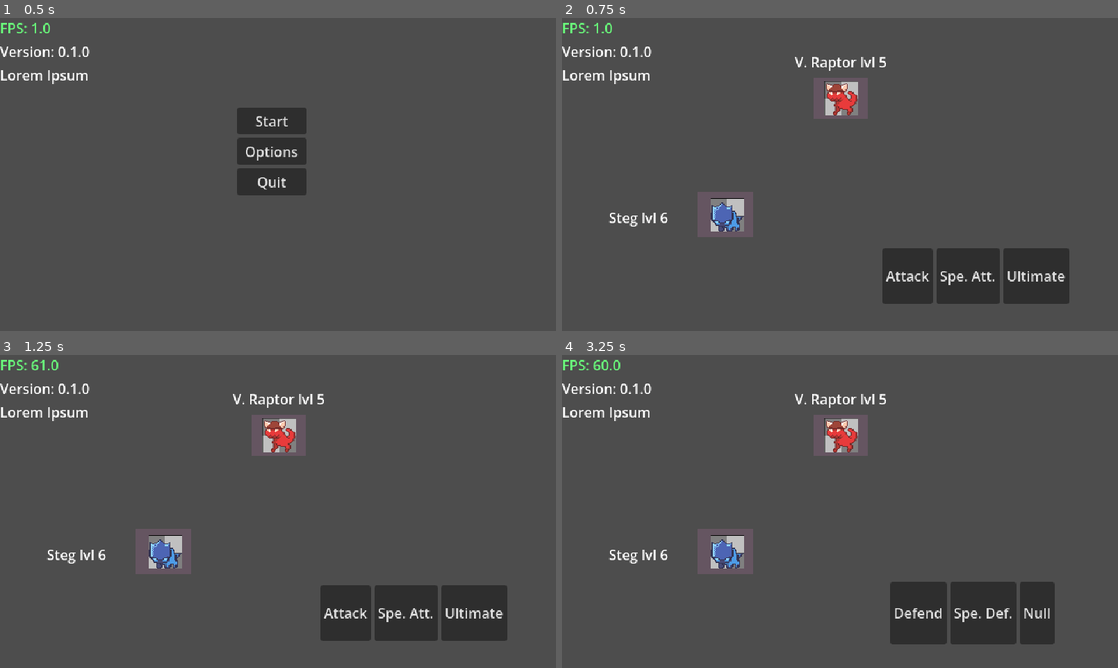
Above: before the commit, frames 1-4 (two rows, left to right).
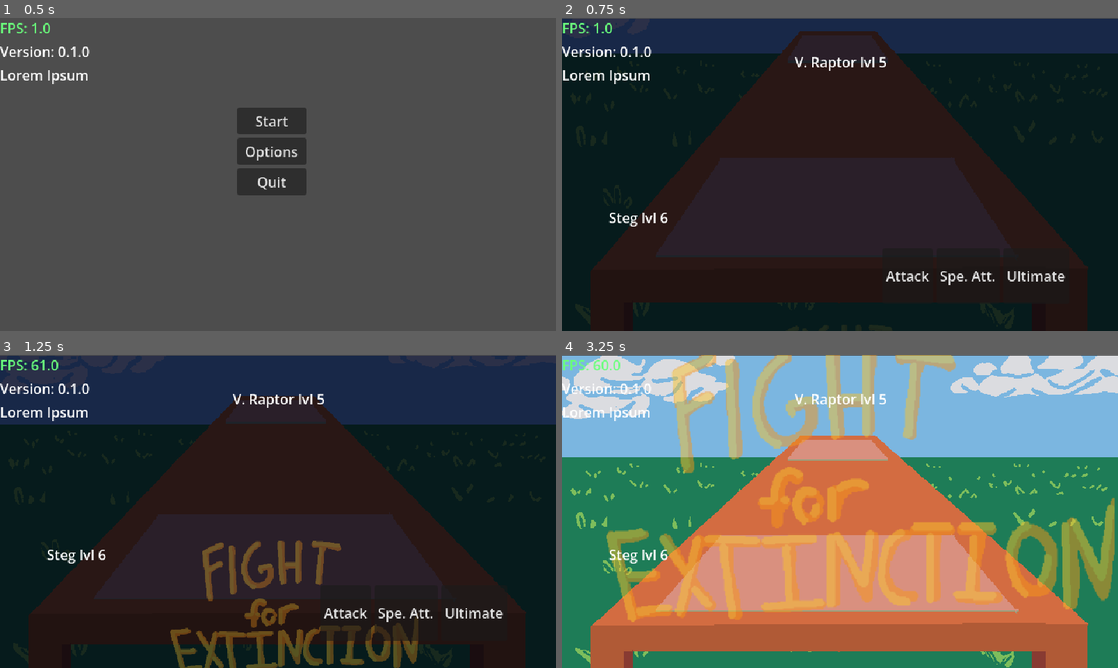
Above: after the commit, the same moments.

Repository: Tricky-Bracket-Man-Studios/DinoGame
Game: Godot game, scene res://logic/game system/dino_game.tscn
Two runs of this game, one before a commit and one after it. Both use one fixed random seed, a clock stepped at 60 frames per second and the inputs below.
Inputs (mouse positions are in pixels of both pictures, inside the frame that each line leads up to):
- Up to frame 1 (0.5 s): no input
- Up to frame 2 (0.75 s): click "Start" at 0.5 s
- Up to frame 3 (1.25 s): no input
- Up to frame 4 (3.25 s): click "Attack" at 1.25 s; click (917, 611) at 2 s, where only the run before the commit has a clickable "Defend"; click (967, 611) at 2.75 s, where only the run before the commit has a clickable "Spe. Att."

Frame 1 is identical in both runs. In frame 2, 93% of the frame differs, in the area x 0-100%, y 0-100%; in frame 3, 93%; in frame 4, 99%.

Commit message:
Added Assets
Added Assets for sprites and music, added animations to dinos.

Diff:
--- a/logic/battle system/battle_menu_level.tscn
+++ b/logic/battle system/battle_menu_level.tscn
@@ -4,15 +4,248 @@
 [ext_resource type="PackedScene" uid="uid://dqonvgfca11x4" path="res://logic/entities/dinos/dino_trex.tscn" id="2_17dch"]
 [ext_resource type="PackedScene" uid="uid://dfcgy3o7qm7nd" path="res://logic/entities/dinos/dino_trike.tscn" id="3_0lh4r"]
 [ext_resource type="PackedScene" uid="uid://cpwee6wdcq8i1" path="res://logic/entities/spawners/player_unit_spawner.tscn" id="3_lpaoy"]
+[ext_resource type="Texture2D" uid="uid://ca1oxs65pamcf" path="res://assets/sprites/dino battle bg combined.png" id="5_78xyk"]
+[ext_resource type="Texture2D" uid="uid://dueou40khnwoi" path="res://assets/sprites/dino battle bg and anim.png" id="6_4lalj"]
+[ext_resource type="AudioStream" uid="uid://wju66srqg1y8" path="res://assets/music/dino battle music.wav" id="7_4lalj"]
+
+[sub_resource type="AtlasTexture" id="AtlasTexture_0eohf"]
+atlas = ExtResource("5_78xyk")
+region = Rect2(0, 0, 650, 360)
+
+[sub_resource type="AtlasTexture" id="AtlasTexture_3ls8q"]
+atlas = ExtResource("5_78xyk")
+region = Rect2(650, 0, 650, 360)
+
+[sub_resource type="AtlasTexture" id="AtlasTexture_3gki0"]
+atlas = ExtResource("5_78xyk")
+region = Rect2(1300, 0, 650, 360)
+
+[sub_resource type="AtlasTexture" id="AtlasTexture_h3eny"]
+atlas = ExtResource("5_78xyk")
+region = Rect2(1950, 0, 650, 360)
+
+[sub_resource type="AtlasTexture" id="AtlasTexture_qm42g"]
+atlas = ExtResource("5_78xyk")
+region = Rect2(2600, 0, 650, 360)
+
+[sub_resource type="AtlasTexture" id="AtlasTexture_acupg"]
+atlas = ExtResource("5_78xyk")
+region = Rect2(0, 360, 650, 360)
+
+[sub_resource type="AtlasTexture" id="AtlasTexture_ah8k6"]
+atlas = ExtResource("5_78xyk")
+region = Rect2(650, 360, 650, 360)
+
+[sub_resource type="AtlasTexture" id="AtlasTexture_a6mqx"]
+atlas = ExtResource("5_78xyk")
+region = Rect2(1300, 360, 650, 360)
+
+[sub_resource type="SpriteFrames" id="SpriteFrames_v1ka0"]
+animations = [{
+"frames": [{
+"duration": 1.0,
+"texture": SubResource("AtlasTexture_0eohf")
+}, {
+"duration": 1.0,
+"texture": SubResource("AtlasTexture_3ls8q")
+}, {
+"duration": 1.0,
+"texture": SubResource("AtlasTexture_3gki0")
+}, {
+"duration": 1.0,
+"texture": SubResource("AtlasTexture_h3eny")
+}, {
+"duration": 1.0,
+"texture": SubResource("AtlasTexture_qm42g")
+}, {
+"duration": 1.0,
+"texture": SubResource("AtlasTexture_acupg")
+}, {
+"duration": 1.0,
+"texture": SubResource("AtlasTexture_ah8k6")
+}, {
+"duration": 1.0,
+"texture": SubResource("AtlasTexture_a6mqx")
+}],
+"loop": 0,
+"name": &"default",
+"speed": 5.0
+}]
+
+[sub_resource type="Animation" id="Animation_yf4ba"]
+length = 0.001
+tracks/0/type = "value"
+tracks/0/imported = false
+tracks/0/enabled = true
+tracks/0/path = NodePath(".:self_modulate")
+tracks/0/interp = 1
+tracks/0/loop_wrap = true
+tracks/0/keys = {
+"times": PackedFloat32Array(0),
+"transitions": PackedFloat32Array(1),
+"update": 0,
+"values": [Color(1, 1, 1, 1)]
+}
+
+[sub_resource type="Animation" id="Animation_psjun"]
+resource_name = "new_animation"
+length = 4.0
+tracks/0/type = "value"
+tracks/0/imported = false
+tracks/0/enabled = true
+tracks/0/path = NodePath(".:self_modulate")
+tracks/0/interp = 1
+tracks/0/loop_wrap = true
+tracks/0/keys = {
+"times": PackedFloat32Array(0.96666664, 3.0333333),
+"transitions": PackedFloat32Array(1, 1),
+"update": 0,
+"values": [Color(0.16699013, 0.18800247, 0.28352052, 1), Color(1, 1, 1, 1)]
+}
+
+[sub_resource type="AnimationLibrary" id="AnimationLibrary_spbyf"]
+_data = {
+&"RESET": SubResource("Animation_yf4ba"),
+&"new_animation": SubResource("Animation_psjun")
+}
+
+[sub_resource type="AtlasTexture" id="AtlasTexture_xoe3v"]
+atlas = ExtResource("6_4lalj")
+region = Rect2(4550, 1800, 650, 360)
+
+[sub_resource type="SpriteFrames" id="SpriteFrames_suk2g"]
+animations = [{
+"frames": [{
+"duration": 1.0,
+"texture": SubResource("AtlasTexture_xoe3v")
+}],
+"loop": 1,
+"name": &"intro",
+"speed": 5.0
+}]
+
+[sub_resource type="Animation" id="Animation_y2hs0"]
+length = 0.001
+tracks/0/type = "value"
+tracks/0/imported = false
+tracks/0/enabled = true
+tracks/0/path = NodePath("Background/AnimatedSprite Fight Intro:position")
+tracks/0/interp = 1
+tracks/0/loop_wrap = true
+tracks/0/keys = {
+"times": PackedFloat32Array(0),
+"transitions": PackedFloat32Array(1),
+"update": 0,
+"values": [Vector2(335, 451)]
+}
+tracks/1/type = "value"
+tracks/1/imported = false
+tracks/1/enabled = true
+tracks/1/path = NodePath("Background/AnimatedSprite Fight Intro:scale")
+tracks/1/interp = 1
+tracks/1/loop_wrap = true
+tracks/1/keys = {
+"times": PackedFloat32Array(0),
+"transitions": PackedFloat32Array(1),
+"update": 0,
+"values": [Vector2(0.39499998, 0.39499998)]
+}
+tracks/2/type = "value"
+tracks/2/imported = false
+tracks/2/enabled = true
+tracks/2/path = NodePath("Background/AnimatedSprite Fight Intro:self_modulate")
+tracks/2/interp = 1
+tracks/2/loop_wrap = true
+tracks/2/keys = {
+"times": PackedFloat32Array(0),
+"transitions": PackedFloat32Array(1),
+"update": 0,
+"values": [Color(1, 1, 1, 1)]
+}
+
+[sub_resource type="Animation" id="Animation_88vmi"]
+resource_name = "new_animation"
+length = 4.0
+tracks/0/type = "value"
+tracks/0/imported = false
+tracks/0/enabled = true
+tracks/0/path = NodePath("Background/AnimatedSprite Fight Intro:position")
+tracks/0/interp = 1
+tracks/0/loop_wrap = true
+tracks/0/keys = {
+"times": PackedFloat32Array(0, 1.0333333, 2.03, 4),
+"transitions": PackedFloat32Array(1, 1, 1, 1),
+"update": 0,
+"values": [Vector2(335, 451), Vector2(337, 190.455), Vector2(338, 141.79), Vector2(338, 96.62)]
+}
+tracks/1/type = "value"
+tracks/1/imported = false
+tracks/1/enabled = true
+tracks/1/path = NodePath("Background/AnimatedSprite Fight Intro:scale")
+tracks/1/interp = 1
+tracks/1/loop_wrap = true
+tracks/1/keys = {
+"times": PackedFloat32Array(0, 1.0333333, 2.02, 4),
+"transitions": PackedFloat32Array(1, 1, 1, 1),
+"update": 0,
+"values": [Vector2(0.39499998, 0.39499998), Vector2(0.62, 0.62), Vector2(0.985, 0.985), Vector2(1.365, 1.365)]
+}
+tracks/2/type = "value"
+tracks/2/imported = false
+tracks/2/enabled = true
+tracks/2/path = NodePath("Background/AnimatedSprite Fight Intro:self_modulate")
+tracks/2/interp = 1
+tracks/2/loop_wrap = true
+tracks/2/keys = {
+"times": PackedFloat32Array(0, 2.0333333, 3.3333333),
+"transitions": PackedFloat32Array(1, 1, 1),
+"update": 0,
+"values": [Color(1, 1, 1, 0), Color(1, 1, 1, 1), Color(1, 1, 1, 0)]
+}
+
+[sub_resource type="AnimationLibrary" id="AnimationLibrary_8p16a"]
+_data = {
+&"RESET": SubResource("Animation_y2hs0"),
+&"new_animation": SubResource("Animation_88vmi")
+}
 
 [node name="BattleMenuLevel" type="Node2D" unique_id=1992736613]
 
 [node name="Spawns" type="Node2D" parent="." unique_id=1963083878]
 
 [node name="Enemy Unit Spawner" parent="Spawns" unique_id=1994437375 instance=ExtResource("1_0lh4r")]
-position = Vector2(321, 93)
+position = Vector2(320, 93)
 unit_to_spawn = ExtResource("2_17dch")
 
 [node name="Player Unit Spawner" parent="Spawns" unique_id=828323023 instance=ExtResource("3_lpaoy")]
-position = Vector2(188, 226)
+position = Vector2(323, 245)
 unit_to_spawn = ExtResource("3_0lh4r")
+
+[node name="Background" type="Node2D" parent="." unique_id=1843832382]
+
+[node name="AnimatedSprite BG" type="AnimatedSprite2D" parent="Background" unique_id=1242768139]
+position = Vector2(322, 181)
+sprite_frames = SubResource("SpriteFrames_v1ka0")
+autoplay = "default"
+frame = 7
+frame_progress = 1.0
+
+[node name="AnimationPlayer" type="AnimationPlayer" parent="Background/AnimatedSprite BG" unique_id=728588966]
+libraries/ = SubResource("AnimationLibrary_spbyf")
+autoplay = &"new_animation"
+
+[node name="AnimatedSprite Fight Intro" type="AnimatedSprite2D" parent="Background" unique_id=1423532587]
+position = Vector2(335, 451)
+scale = Vector2(0.39499998, 0.39499998)
+sprite_frames = SubResource("SpriteFrames_suk2g")
+animation = &"intro"
+autoplay = "intro"
+
+[node name="AnimationPlayer" type="AnimationPlayer" parent="Background/AnimatedSprite Fight Intro" unique_id=2057217038]
+root_node = NodePath("../../..")
+libraries/ = SubResource("AnimationLibrary_8p16a")
+autoplay = &"new_animation"
+
+[node name="AudioStreamPlayer2D" type="AudioStreamPlayer2D" parent="Background" unique_id=1118530587]
+stream = ExtResource("7_4lalj")
+autoplay = true
--- a/logic/entities/dinos/base_dino.tscn
+++ b/logic/entities/dinos/base_dino.tscn
@@ -3,6 +3,48 @@
 [ext_resource type="PackedScene" uid="uid://baqfqynd0wchc" path="res://logic/components/health systems/health_system.tscn" id="1_d243x"]
 [ext_resource type="Script" uid="uid://d2npev1a84fn7" path="res://logic/entities/dinos/dino_logic.gd" id="1_l71d0"]
 [ext_resource type="Texture2D" uid="uid://borymykqeg4yv" path="res://assets/debug/debug_tyran.png" id="2_l71d0"]
+[ext_resource type="Texture2D" uid="uid://bjjk06hj7bclf" path="res://assets/sprites/dino jam 6 sprite sheet 3 enemies.png" id="4_4fobo"]
+
+[sub_resource type="AtlasTexture" id="AtlasTexture_iko3f"]
+atlas = ExtResource("4_4fobo")
+region = Rect2(0, 0, 42, 42)
+
+[sub_resource type="AtlasTexture" id="AtlasTexture_f0sgd"]
+atlas = ExtResource("4_4fobo")
+region = Rect2(42, 0, 42, 42)
+
+[sub_resource type="AtlasTexture" id="AtlasTexture_4ipg3"]
+atlas = ExtResource("4_4fobo")
+region = Rect2(84, 0, 42, 42)
+
+[sub_resource type="AtlasTexture" id="AtlasTexture_w62t5"]
+atlas = ExtResource("4_4fobo")
+region = Rect2(126, 0, 42, 42)
+
+[sub_resource type="SpriteFrames" id="SpriteFrames_suk2g"]
+animations = [{
+"frames": [],
+"loop": 1,
+"name": &"attack",
+"speed": 5.0
+}, {
+"frames": [{
+"duration": 1.0,
+"texture": SubResource("AtlasTexture_iko3f")
+}, {
+"duration": 1.0,
+"texture": SubResource("AtlasTexture_f0sgd")
+}, {
+"duration": 1.0,
+"texture": SubResource("AtlasTexture_4ipg3")
+}, {
+"duration": 1.0,
+"texture": SubResource("AtlasTexture_w62t5")
+}],
+"loop": 1,
+"name": &"idle",
+"speed": 5.0
+}]
 
 [node name="BaseDino" type="Node2D" unique_id=1061601758 node_paths=PackedStringArray("health_system", "sprite")]
 script = ExtResource("1_l71d0")
@@ -14,3 +56,8 @@
 [node name="Sprite2D" type="Sprite2D" parent="." unique_id=1710639524]
 scale = Vector2(0.1, 0.1)
 texture = ExtResource("2_l71d0")
+
+[node name="AnimatedSprite2D" type="AnimatedSprite2D" parent="." unique_id=1418412907]
+texture_filter = 1
+sprite_frames = SubResource("SpriteFrames_suk2g")
+animation = &"attack"
--- a/logic/entities/dinos/dino_interface.gd
+++ b/logic/entities/dinos/dino_interface.gd
@@ -24,7 +24,7 @@
 #region export variables (snake_case):
 @export var stats : DinoStats
 @export var health_system : IHealthSystem
-@export var sprite : Sprite2D
+@export var sprite : AnimatedSprite2D
 #endregion
 
 #region private variables (undersocre prefixed snake_case):
--- a/logic/entities/dinos/dino_logic.gd
+++ b/logic/entities/dinos/dino_logic.gd
@@ -16,7 +16,7 @@
 	_special_defense = stats.special_defense
 	_level = stats.level
 	_current_experince = stats.current_experience
-	sprite.texture = stats.texture
+
 #endregion
 
 #region private methods (undersocre prefixed snake_case):
--- /dev/null
+++ b/logic/entities/dinos/dino_paramedic.tscn
@@ -0,0 +1,115 @@
+[gd_scene format=3 uid="uid://cjewv0a1neu37"]
+
+[ext_resource type="Script" uid="uid://d2npev1a84fn7" path="res://logic/entities/dinos/dino_logic.gd" id="1_e58f3"]
+[ext_resource type="Script" uid="uid://bukbbjd5wdaqs" path="res://logic/entities/dinos/dino_stats.gd" id="2_gwg3q"]
+[ext_resource type="PackedScene" uid="uid://baqfqynd0wchc" path="res://logic/components/health systems/health_system.tscn" id="2_rvjf6"]
+[ext_resource type="Texture2D" uid="uid://bjjk06hj7bclf" path="res://assets/sprites/dino jam 6 sprite sheet 3 enemies.png" id="3_e58f3"]
+
+[sub_resource type="Resource" id="Resource_gy4jl"]
+script = ExtResource("2_gwg3q")
+metadata/_custom_type_script = "uid://bukbbjd5wdaqs"
+
+[sub_resource type="AtlasTexture" id="AtlasTexture_rvjf6"]
+atlas = ExtResource("3_e58f3")
+region = Rect2(168, 0, 42, 42)
+
+[sub_resource type="AtlasTexture" id="AtlasTexture_gwg3q"]
+atlas = ExtResource("3_e58f3")
+region = Rect2(210, 0, 42, 42)
+
+[sub_resource type="AtlasTexture" id="AtlasTexture_83qc8"]
+atlas = ExtResource("3_e58f3")
+region = Rect2(252, 0, 42, 42)
+
+[sub_resource type="AtlasTexture" id="AtlasTexture_li0t1"]
+atlas = ExtResource("3_e58f3")
+region = Rect2(294, 0, 42, 42)
+
+[sub_resource type="AtlasTexture" id="AtlasTexture_txq1u"]
+atlas = ExtResource("3_e58f3")
+region = Rect2(336, 0, 42, 42)
+
+[sub_resource type="AtlasTexture" id="AtlasTexture_ncoty"]
+atlas = ExtResource("3_e58f3")
+region = Rect2(378, 0, 42, 42)
+
+[sub_resource type="AtlasTexture" id="AtlasTexture_2s8n7"]
+atlas = ExtResource("3_e58f3")
+region = Rect2(420, 0, 42, 42)
+
+[sub_resource type="AtlasTexture" id="AtlasTexture_0hor6"]
+atlas = ExtResource("3_e58f3")
+region = Rect2(0, 0, 42, 42)
+
+[sub_resource type="AtlasTexture" id="AtlasTexture_cm6u6"]
+atlas = ExtResource("3_e58f3")
+region = Rect2(42, 0, 42, 42)
+
+[sub_resource type="AtlasTexture" id="AtlasTexture_vu33h"]
+atlas = ExtResource("3_e58f3")
+region = Rect2(84, 0, 42, 42)
+
+[sub_resource type="AtlasTexture" id="AtlasTexture_dhsln"]
+atlas = ExtResource("3_e58f3")
+region = Rect2(126, 0, 42, 42)
+
+[sub_resource type="SpriteFrames" id="SpriteFrames_suk2g"]
+animations = [{
+"frames": [{
+"duration": 1.0,
+"texture": SubResource("AtlasTexture_rvjf6")
+}, {
+"duration": 1.0,
+"texture": SubResource("AtlasTexture_gwg3q")
+}, {
+"duration": 1.0,
+"texture": SubResource("AtlasTexture_83qc8")
+}, {
+"duration": 1.0,
+"texture": SubResource("AtlasTexture_li0t1")
+}, {
+"duration": 1.0,
+"texture": SubResource("AtlasTexture_txq1u")
+}, {
+"duration": 1.0,
+"texture": SubResource("AtlasTexture_ncoty")
+}, {
+"duration": 1.0,
+"texture": SubResource("AtlasTexture_2s8n7")
+}],
+"loop": 0,
+"name": &"attack",
+"speed": 10.0
+}, {
+"frames": [{
+"duration": 1.0,
+"texture": SubResource("AtlasTexture_0hor6")
+}, {
+"duration": 1.0,
+"texture": SubResource("AtlasTexture_cm6u6")
+}, {
+"duration": 1.0,
+"texture": SubResource("AtlasTexture_vu33h")
+}, {
+"duration": 1.0,
+"texture": SubResource("AtlasTexture_dhsln")
+}],
+"loop": 1,
+"name": &"idle",
+"speed": 5.0
+}]
+
+[node name="Dino Paramedic" type="Node2D" unique_id=1061601758 node_paths=PackedStringArray("health_system", "sprite")]
+script = ExtResource("1_e58f3")
+stats = SubResource("Resource_gy4jl")
+health_system = NodePath("Health System")
+sprite = NodePath("AnimatedSprite2D")
+
+[node name="Health System" parent="." unique_id=761511741 instance=ExtResource("2_rvjf6")]
+
+[node name="AnimatedSprite2D" type="AnimatedSprite2D" parent="." unique_id=426559993]
+texture_filter = 1
+scale = Vector2(1.1890594, 1.1850001)
+sprite_frames = SubResource("SpriteFrames_suk2g")
+animation = &"idle"
+autoplay = "idle"
--- a/logic/entities/dinos/dino_trex.tscn
+++ b/logic/entities/dinos/dino_trex.tscn
@@ -3,16 +3,110 @@
 [ext_resource type="Script" uid="uid://d2npev1a84fn7" path="res://logic/entities/dinos/dino_logic.gd" id="1_ppewn"]
 [ext_resource type="PackedScene" uid="uid://baqfqynd0wchc" path="res://logic/components/health systems/health_system.tscn" id="2_c3v6y"]
 [ext_resource type="Resource" uid="uid://de2l73reh6vtn" path="res://logic/entities/dinos/dino_trex_stats.tres" id="2_kkayi"]
-[ext_resource type="Texture2D" uid="uid://borymykqeg4yv" path="res://assets/debug/debug_tyran.png" id="4_pdsek"]
+[ext_resource type="Texture2D" uid="uid://bjjk06hj7bclf" path="res://assets/sprites/dino jam 6 sprite sheet 3 enemies.png" id="5_pdsek"]
+
+[sub_resource type="AtlasTexture" id="AtlasTexture_3qgir"]
+atlas = ExtResource("5_pdsek")
+region = Rect2(252, 84, 42, 42)
+
+[sub_resource type="AtlasTexture" id="AtlasTexture_tml4m"]
+atlas = ExtResource("5_pdsek")
+region = Rect2(294, 84, 42, 42)
+
+[sub_resource type="AtlasTexture" id="AtlasTexture_di1rq"]
+atlas = ExtResource("5_pdsek")
+region = Rect2(336, 84, 42, 42)
+
+[sub_resource type="AtlasTexture" id="AtlasTexture_b1xqc"]
+atlas = ExtResource("5_pdsek")
+region = Rect2(378, 84, 42, 42)
+
+[sub_resource type="AtlasTexture" id="AtlasTexture_dq8da"]
+atlas = ExtResource("5_pdsek")
+region = Rect2(420, 84, 42, 42)
+
+[sub_resource type="AtlasTexture" id="AtlasTexture_v56mt"]
+atlas = ExtResource("5_pdsek")
+region = Rect2(0, 84, 42, 42)
+
+[sub_resource type="AtlasTexture" id="AtlasTexture_x38y6"]
+atlas = ExtResource("5_pdsek")
+region = Rect2(42, 84, 42, 42)
+
+[sub_resource type="AtlasTexture" id="AtlasTexture_uendk"]
+atlas = ExtResource("5_pdsek")
+region = Rect2(84, 84, 42, 42)
+
+[sub_resource type="AtlasTexture" id="AtlasTexture_5mqer"]
+atlas = ExtResource("5_pdsek")
+region = Rect2(126, 84, 42, 42)
+
+[sub_resource type="AtlasTexture" id="AtlasTexture_1nwva"]
+atlas = ExtResource("5_pdsek")
+region = Rect2(168, 84, 42, 42)
+
+[sub_resource type="AtlasTexture" id="AtlasTexture_dqi0o"]
+atlas = ExtResource("5_pdsek")
+region = Rect2(210, 84, 42, 42)
+
+[sub_resource type="SpriteFrames" id="SpriteFrames_suk2g"]
+animations = [{
+"frames": [{
+"duration": 1.0,
+"texture": SubResource("AtlasTexture_3qgir")
+}, {
+"duration": 1.0,
+"texture": SubResource("AtlasTexture_tml4m")
+}, {
+"duration": 1.0,
+"texture": SubResource("AtlasTexture_di1rq")
+}, {
+"duration": 1.0,
+"texture": SubResource("AtlasTexture_b1xqc")
+}, {
+"duration": 1.0,
+"texture": SubResource("AtlasTexture_dq8da")
+}],
+"loop": 0,
+"name": &"attack",
+"speed": 10.0
+}, {
+"frames": [{
+"duration": 1.0,
+"texture": SubResource("AtlasTexture_v56mt")
+}, {
+"duration": 1.0,
+"texture": SubResource("AtlasTexture_x38y6")
+}, {
+"duration": 1.0,
+"texture": SubResource("AtlasTexture_uendk")
+}, {
+"duration": 1.0,
+"texture": SubResource("AtlasTexture_5mqer")
+}, {
+"duration": 1.0,
+"texture": SubResource("AtlasTexture_1nwva")
+}, {
+"duration": 1.0,
+"texture": SubResource("AtlasTexture_dqi0o")
+}],
+"loop": 1,
+"name": &"idle",
+"speed": 5.0
+}]
 
 [node name="Dino Trex" type="Node2D" unique_id=1408807466 node_paths=PackedStringArray("health_system", "sprite")]
+scale = Vector2(13.9, 13.9)
 script = ExtResource("1_ppewn")
 stats = ExtResource("2_kkayi")
 health_system = NodePath("Health System")
-sprite = NodePath("Sprite2D")
+sprite = NodePath("AnimatedSprite2D")
 
 [node name="Health System" parent="." unique_id=761511741 instance=ExtResource("2_c3v6y")]
 
-[node name="Sprite2D" type="Sprite2D" parent="." unique_id=1464595512]
+[node name="AnimatedSprite2D" type="AnimatedSprite2D" parent="." unique_id=2131817909]
+texture_filter = 1
 scale = Vector2(0.1, 0.1)
-texture = ExtResource("4_pdsek")
+sprite_frames = SubResource("SpriteFrames_suk2g")
+animation = &"idle"
+autoplay = "idle"
--- a/logic/entities/dinos/dino_trike.tscn
+++ b/logic/entities/dinos/dino_trike.tscn
@@ -3,16 +3,115 @@
 [ext_resource type="Script" uid="uid://d2npev1a84fn7" path="res://logic/entities/dinos/dino_logic.gd" id="1_78s5t"]
 [ext_resource type="PackedScene" uid="uid://baqfqynd0wchc" path="res://logic/components/health systems/health_system.tscn" id="1_eon41"]
 [ext_resource type="Resource" uid="uid://kn35ebtuis14" path="res://logic/entities/dinos/dino_trike_stats.tres" id="2_3535x"]
-[ext_resource type="Texture2D" uid="uid://cbskf3sb2em0v" path="res://assets/debug/debug_trike.png" id="4_78s5t"]
+[ext_resource type="Texture2D" uid="uid://bjjk06hj7bclf" path="res://assets/sprites/dino jam 6 sprite sheet 3 enemies.png" id="5_lpdrd"]
 
-[node name="Dino Trike" type="Node2D" unique_id=1520941578 node_paths=PackedStringArray("health_system", "sprite")]
+[sub_resource type="AtlasTexture" id="AtlasTexture_wbdol"]
+atlas = ExtResource("5_lpdrd")
+region = Rect2(168, 42, 42, 42)
+
+[sub_resource type="AtlasTexture" id="AtlasTexture_n2qkb"]
+atlas = ExtResource("5_lpdrd")
+region = Rect2(210, 42, 42, 42)
+
+[sub_resource type="AtlasTexture" id="AtlasTexture_15baw"]
+atlas = ExtResource("5_lpdrd")
+region = Rect2(252, 42, 42, 42)
+
+[sub_resource type="AtlasTexture" id="AtlasTexture_waxci"]
+atlas = ExtResource("5_lpdrd")
+region = Rect2(294, 42, 42, 42)
+
+[sub_resource type="AtlasTexture" id="AtlasTexture_jvqen"]
+atlas = ExtResource("5_lpdrd")
+region = Rect2(336, 42, 42, 42)
+
+[sub_resource type="AtlasTexture" id="AtlasTexture_m2poc"]
+atlas = ExtResource("5_lpdrd")
+region = Rect2(378, 42, 42, 42)
+
+[sub_resource type="AtlasTexture" id="AtlasTexture_x1tkr"]
+atlas = ExtResource("5_lpdrd")
+region = Rect2(420, 42, 42, 42)
+
+[sub_resource type="AtlasTexture" id="AtlasTexture_0m0v8"]
+atlas = ExtResource("5_lpdrd")
+region = Rect2(126, 42, 42, 42)
+
+[sub_resource type="AtlasTexture" id="AtlasTexture_u2plr"]
+atlas = ExtResource("5_lpdrd")
+region = Rect2(0, 42, 42, 42)
+
+[sub_resource type="AtlasTexture" id="AtlasTexture_tn35a"]
+atlas = ExtResource("5_lpdrd")
+region = Rect2(42, 42, 42, 42)
+
+[sub_resource type="AtlasTexture" id="AtlasTexture_frglc"]
+atlas = ExtResource("5_lpdrd")
+region = Rect2(84, 42, 42, 42)
+
+[sub_resource type="AtlasTexture" id="AtlasTexture_te0ox"]
+atlas = ExtResource("5_lpdrd")
+region = Rect2(126, 42, 42, 42)
+
+[sub_resource type="SpriteFrames" id="SpriteFrames_suk2g"]
+animations = [{
+"frames": [{
+"duration": 1.0,
+"texture": SubResource("AtlasTexture_wbdol")
+}, {
+"duration": 1.0,
+"texture": SubResource("AtlasTexture_n2qkb")
+}, {
+"duration": 1.0,
+"texture": SubResource("AtlasTexture_15baw")
+}, {
+"duration": 1.0,
+"texture": SubResource("AtlasTexture_waxci")
+}, {
+"duration": 1.0,
+"texture": SubResource("AtlasTexture_jvqen")
+}, {
+"duration": 1.0,
+"texture": SubResource("AtlasTexture_m2poc")
+}, {
+"duration": 1.0,
+"texture": SubResource("AtlasTexture_x1tkr")
+}, {
+"duration": 1.0,
+"texture": SubResource("AtlasTexture_0m0v8")
+}],
+"loop": 1,
+"name": &"attack",
+"speed": 5.0
+}, {
+"frames": [{
+"duration": 1.0,
+"texture": SubResource("AtlasTexture_u2plr")
+}, {
+"duration": 1.0,
+"texture": SubResource("AtlasTexture_tn35a")
+}, {
+"duration": 1.0,
+"texture": SubResource("AtlasTexture_frglc")
+}, {
+"duration": 1.0,
+"texture": SubResource("AtlasTexture_te0ox")
+}],
+"loop": 1,
+"name": &"idle",
+"speed": 5.0
+}]
+
+[node name="Dino Trike" type="Node2D" unique_id=1520941578 node_paths=PackedStringArray("health_system")]
 script = ExtResource("1_78s5t")
 stats = ExtResource("2_3535x")
 health_system = NodePath("Health System")
-sprite = NodePath("Sprite2D")
 
 [node name="Health System" parent="." unique_id=761511741 instance=ExtResource("1_eon41")]
 
-[node name="Sprite2D" type="Sprite2D" parent="." unique_id=476901575]
-scale = Vector2(0.1, 0.1)
-texture = ExtResource("4_78s5t")
+[node name="AnimatedSprite2D" type="AnimatedSprite2D" parent="." unique_id=1519324905]
+texture_filter = 1
+scale = Vector2(2.025, 2.025)
+sprite_frames = SubResource("SpriteFrames_suk2g")
+animation = &"idle"
+autoplay = "idle"
--- a/logic/entities/spawners/enemy_unit_spawner.gd
+++ b/logic/entities/spawners/enemy_unit_spawner.gd
@@ -10,6 +10,7 @@
 #region (optional) build in virtural methods:
 
 func _ready() -> void:
+	await get_tree().create_timer(3).timeout
 	_spawn_unit()
 
 	ManagerSignalBus.spawned_enemy_dino.emit.call_deferred(unit_uid)
--- a/logic/entities/spawners/player_unit_spawner.gd
+++ b/logic/entities/spawners/player_unit_spawner.gd
@@ -10,6 +10,7 @@
 #region (optional) build in virtural methods:
 
 func _ready() -> void:
+	await get_tree().create_timer(3).timeout
 	_spawn_unit()
 
 	ManagerSignalBus.spawned_player_dino.emit.call_deferred(unit_uid)
--- a/project.godot
+++ b/project.godot
@@ -10,7 +10,7 @@
 
 [application]
 
-config/name="DinoGame"
+config/name="Dino Game Main (2)"
 config/version="0.1.0"
 run/main_scene="uid://dj0rb3kcv87em"
 config/features=PackedStringArray("4.7", "GL Compatibility")
Not shown, added: assets/music/dino battle music.wav.import
Binary file added: assets/sprites/dino attack card.gif
Binary file added: assets/sprites/dino battle bg and anim.png
Not shown, added: assets/sprites/dino battle bg and anim.png.import
Binary file added: assets/sprites/dino battle bg combined.png
Not shown, added: assets/sprites/dino battle bg combined.png.import
Binary file added: assets/sprites/dino block card.gif
Binary file added: assets/sprites/dino jam 6 sprite sheet 3 enemies.png
Not shown, added: assets/sprites/dino jam 6 sprite sheet 3 enemies.png.import
Binary file added: assets/sprites/dino null block card.gif
Binary file added: assets/sprites/dino special attack card.gif
Binary file added: assets/sprites/dino special block card.gif
(and 2 more such lines)
